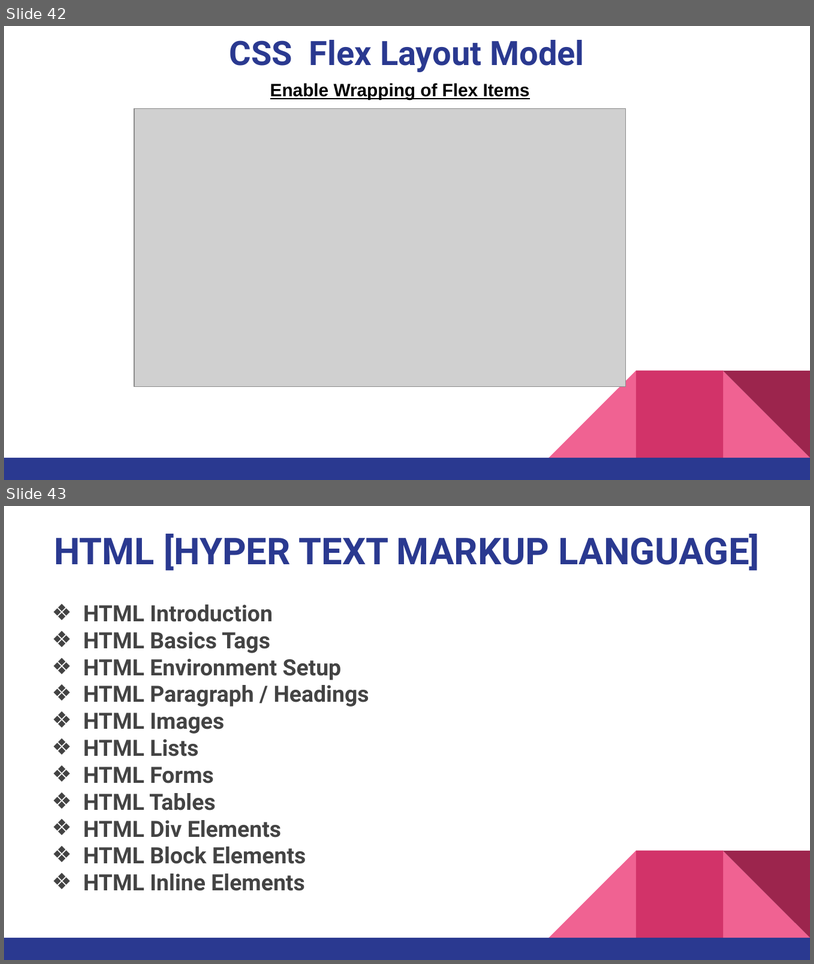
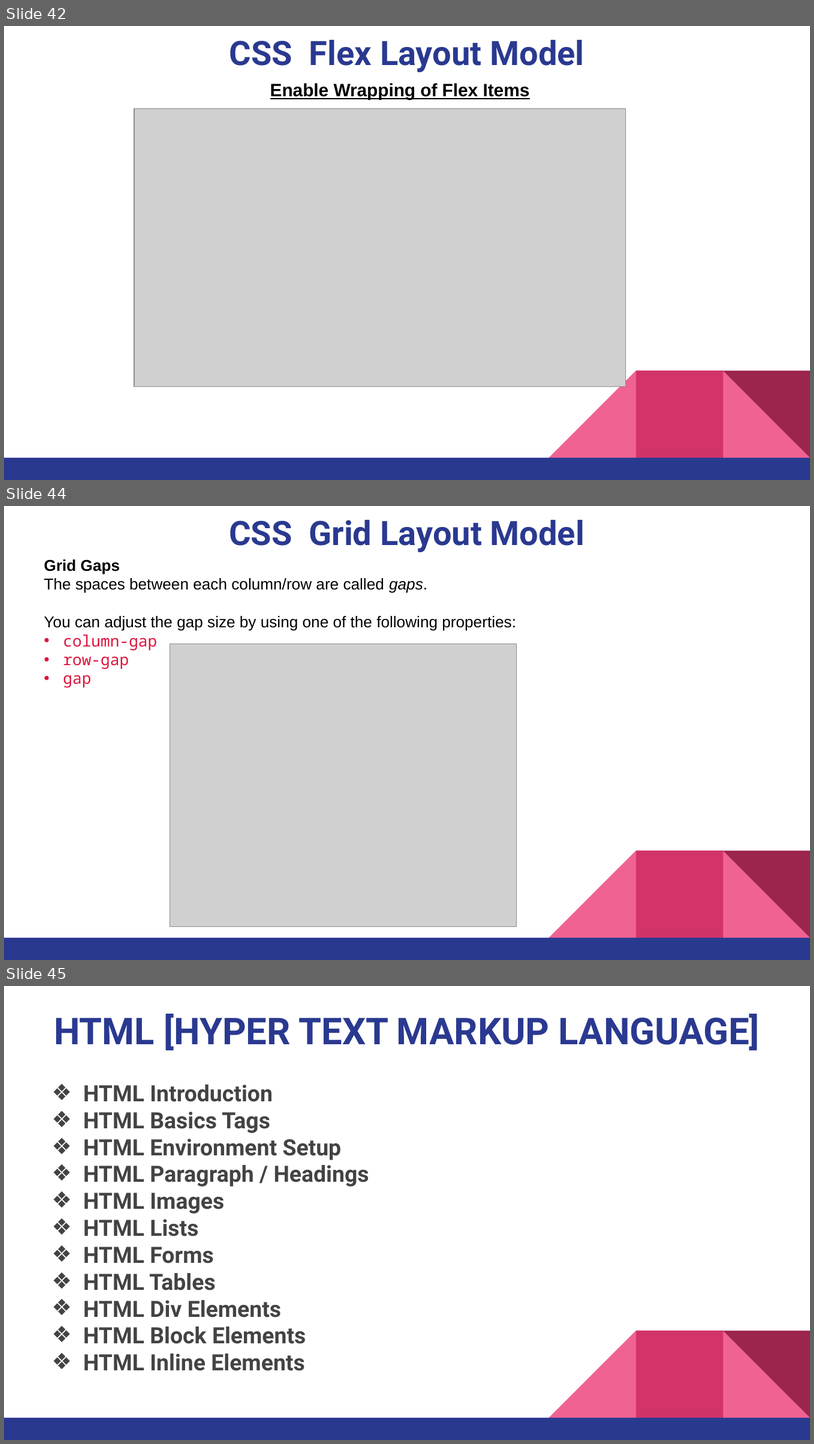
Before and after one commit to pnytrainingrepo/Webdevelopment, a slide deck: CSS Course.pptx. Shown one above the other, each under a label of ours: slides 42 and 43 before the commit, slides 42, 44 and 45 after it; the slides between them are not shown. The pictures are 814x964 and 814x1444 pixels, drawn with LibreOffice and Linux fonts; fonts in the diff are those of the drawing; grey boxes stand for pictures. Boxes give left, top, right and bottom in pixels: in the first picture for what was removed or moved away, otherwise in the second. Text is boxed around its words. In the diff, an @@ line names an element or a change of style, - is before the commit and + after.

```diff
--- a/CSS Course.pptx
+++ b/CSS Course.pptx
@@ slide 44 added at (x1=4, y1=506, x2=810, y2=960), background #FFFFFF; not listed: 5 template elements that a slide beside it also shows @@
@@ title added at (x1=229, y1=520, x2=585, y2=552), 30 pt, text #2A3990, bold @@
+CSS Grid Layout Model
@@ text added at (x1=44, y1=559, x2=516, y2=688), 14 pt, text #000000 @@
+Grid Gaps
+The spaces between each column/row are called gaps.
+You can adjust the gap size by using one of the following properties:
+• column-gap
+• row-gap
+• gap
@@ picture added at (x1=170, y1=644, x2=517, y2=927) @@
@@ what was slide 43 is now slide 45 @@
```
Also in this commit, not shown: 1 other slide added, 5 other files.
